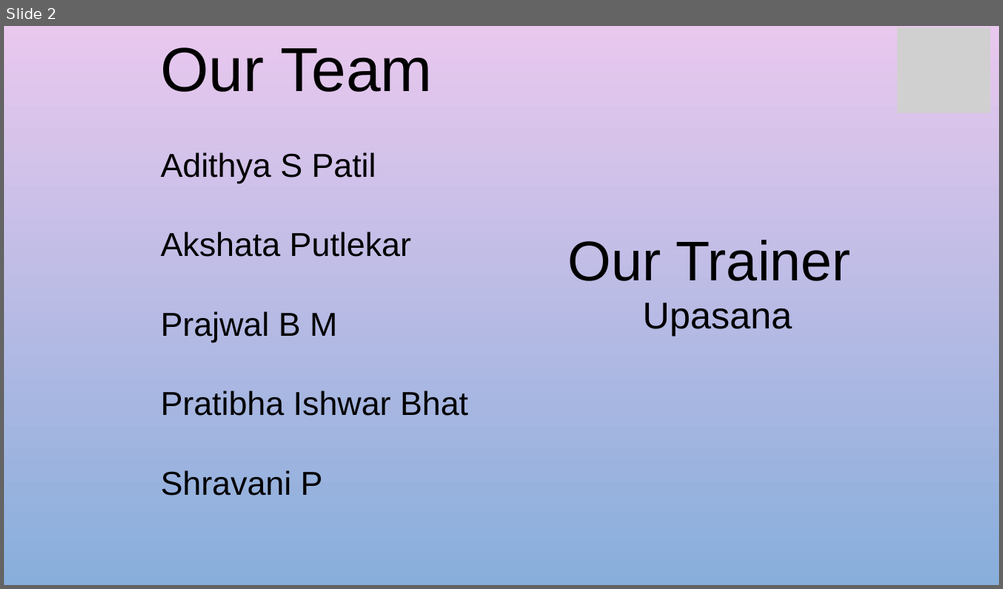
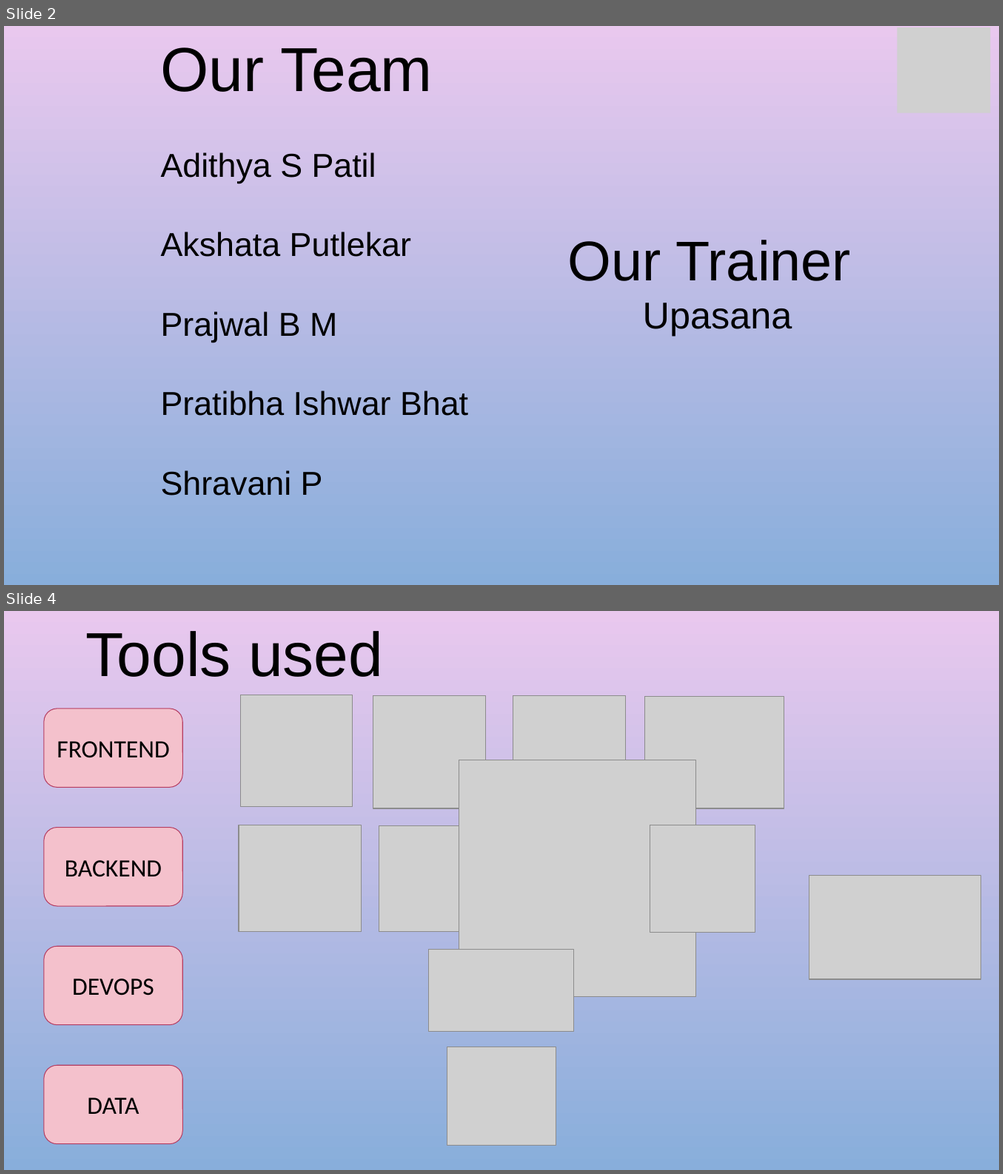
Before and after one commit to aspatil12/Final, a slide deck: BankFinal.pptx. Shown one above the other, each under a label of ours: slide 2 before the commit, slides 2 and 4 after it; the slides between them are not shown. The pictures are 1003x589 and 1003x1174 pixels, drawn with LibreOffice and Linux fonts; fonts in the diff are those of the drawing; grey boxes stand for pictures; background and template pictures are left out. Boxes give left, top, right and bottom in pixels: in the first picture for what was removed or moved away, otherwise in the second. Text is boxed around its words. In the diff, an @@ line names an element or a change of style, - is before the commit and + after.

```diff
--- a/BankFinal.pptx
+++ b/BankFinal.pptx
@@ slide 4 added at (4, 611, 999, 1170), background picture (left out) @@
@@ text added at (86, 631, 383, 677), 60 pt, text #000000 @@
+Tools used
@@ picture added at (241, 695, 353, 807) @@
@@ picture added at (373, 696, 485, 809) @@
@@ picture added at (513, 696, 626, 809) @@
@@ picture added at (645, 697, 784, 809) @@
@@ rounded rectangle added at (44, 709, 183, 788), fill #F4C2CD, outline #B63C62 0.75 pt, 24 pt, text #000000 @@
+FRONTEND
@@ picture added at (459, 760, 696, 997) @@
@@ rounded rectangle added at (44, 827, 183, 906), fill #F4C2CD, outline #B63C62 0.75 pt, 24 pt, text #000000 @@
+BACKEND
@@ picture added at (239, 825, 361, 932) @@
@@ picture added at (378, 826, 505, 932) @@
@@ picture added at (650, 825, 754, 933) @@
@@ picture added at (809, 876, 981, 980) @@
@@ rounded rectangle added at (44, 947, 183, 1026), fill #F4C2CD, outline #B63C62 0.75 pt, 24 pt, text #000000 @@
+DEVOPS
@@ picture added at (429, 950, 573, 1031) @@
@@ picture added at (447, 1048, 556, 1146) @@
@@ rounded rectangle added at (44, 1065, 183, 1145), fill #F4C2CD, outline #B63C62 0.75 pt, 24 pt, text #000000 @@
+DATA
```
Also in this commit, not shown: 1 slide changed, 2 other slides added.
